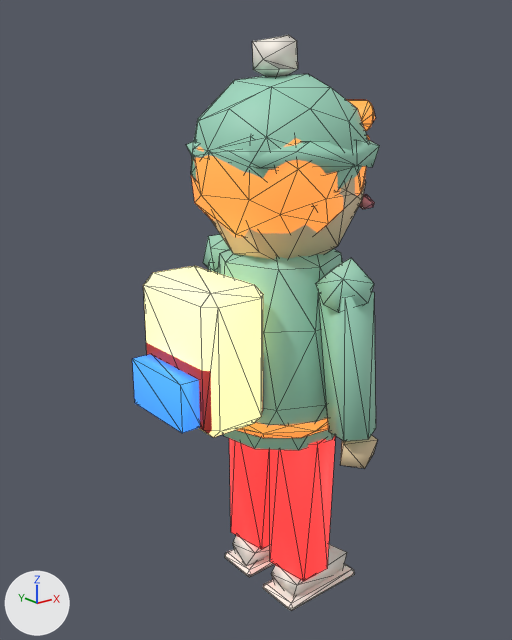
One commit to the glTF model public/models/lod2/ped_student.glb: the scene before it, then after it.
Both versions are drawn from a 50 mm camera at (-0.949, -1.103, 1.093) aimed at (-0.056, 0.013, 0.647). Lighting does not change. The marker at lower left points along +X, +Y and +Z. The first picture is the older version. Mesh edges are drawn as thin lines. Where no turn or scale is listed for an object, it has been applied to the vertices. Vertices at exactly the same position are counted once.

Names of what the first picture shows: 'ped_student'.
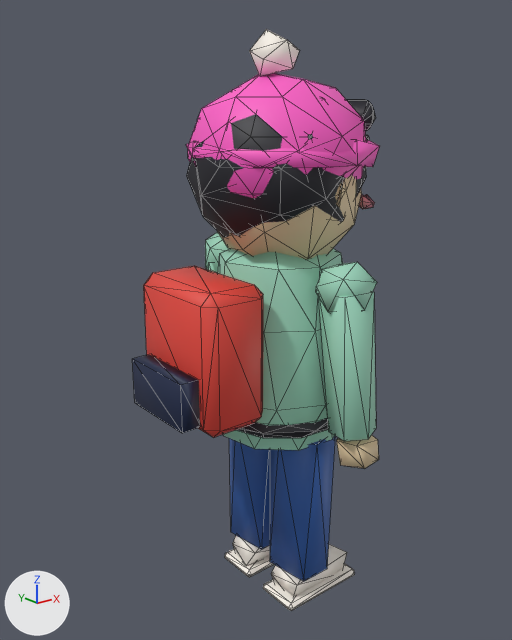
Where the newer file only moved an object's origin or applied its transform, the numbers keep the older frame.

What differs and where, as boxes [x1, y1, x2, y2] in the pictures (512 x 640 px; the box of a moved part takes in the faces that stretch with it):
'ped_student', reshaped
    before: [132, 35, 380, 611]
    after: [132, 29, 380, 611]
part 1 of me_ped_student_002, moved or reshaped
    before: [191, 35, 374, 313]
    after: [187, 29, 377, 313]
part 2 of me_ped_student_002, moved or reshaped
    before: [340, 435, 377, 468]
    after: [337, 435, 379, 468]
part 3 of me_ped_student_002, surface changed (darker)
    both: [132, 100, 380, 609]

The edits, one by one:
me_ped_student_002 is used by ob_ped_student; location (-0.061, 0.001, 0.604).
me_ped_student_002 had 645 vertices, 1146 faces and spanned x -0.251..0.251, y -0.274..0.274, z -0.604..0.604.
me_ped_student_002 now has 647 vertices, 1147 faces and spans x -0.251..0.25, y -0.274..0.274, z -0.604..0.613.
me_ped_student_002 part 1: 35 vertices moved from x -0.111..0.204, y -0.248..0.213, z 0.089..0.591 to x -0.115..0.218, y -0.241..0.231, z 0.09..0.591; 102 vertices removed from x -0.13..0.247, y -0.199..0.228, z 0.087..0.604; 105 vertices added at x -0.126..0.242, y -0.215..0.229, z 0.087..0.613.
me_ped_student_002 part 2: 1 vertex moved from x 0.084, y -0.227, z -0.228 to x 0.081, y -0.223, z -0.228; 3 vertices removed from x 0.029..0.112, y -0.237..-0.217, z -0.205..-0.138; 3 vertices added at x 0.036..0.101, y -0.262..-0.205, z -0.202..-0.155.
me_ped_student_002 part 3: 780 kept faces spanning x -0.251..0.25, y -0.274..0.274, z -0.604..0.505 get new texture (UV) coordinates.
Other edits to the shape of me_ped_student_002 do not show in these pictures.
